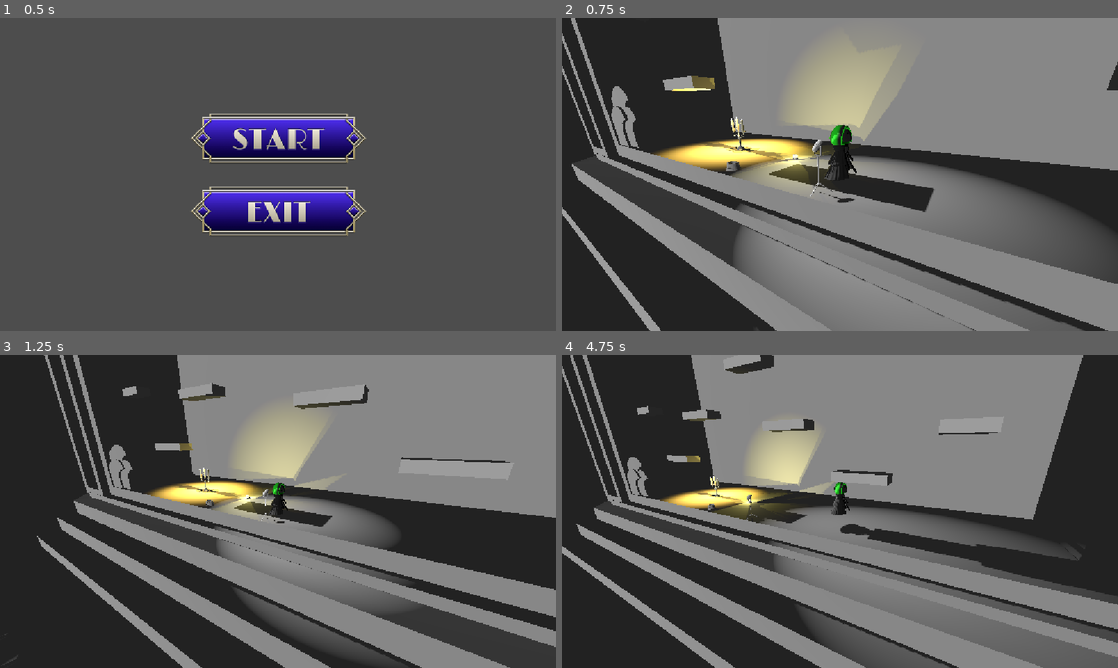
Above: before the commit, frames 1-4 (two rows, left to right).
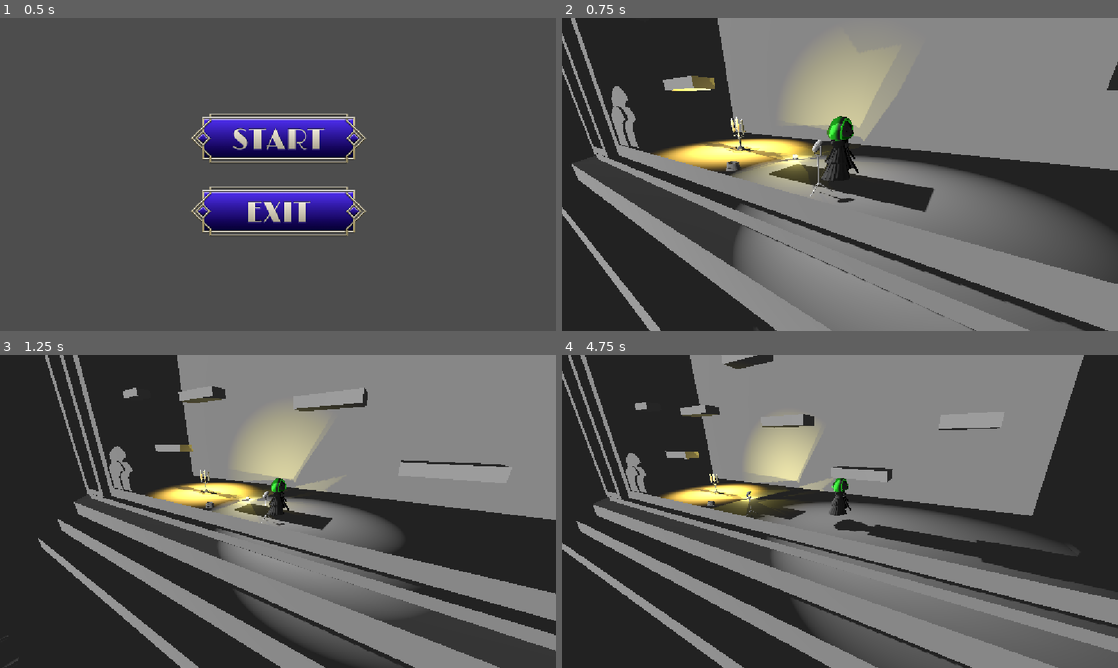
Above: after the commit, the same moments.

Repository: JoesRealAccount/ggj_2026
Game: Godot game, scene res://scenes/main_screen.tscn
Two runs of this game, one before a commit and one after it. Both use one fixed random seed, a clock stepped at 60 frames per second and the inputs below.
Inputs (mouse positions are in pixels of both pictures, inside the frame that each line leads up to):
- Up to frame 1 (0.5 s): no input
- Up to frame 2 (0.75 s): click (840, 136) at 0.5 s
- Up to frame 3 (1.25 s): no input
- Up to frame 4 (4.75 s): tap Enter (switch_mask) at 1.25, 2.1, 4.35 s; hold D (move_right) 1.28-2.03 s; hold Enter (switch_mask) 1.28-2.03 s; tap W (jump) at 1.52, 2.27, 4.52 s; hold Escape (back_to_menu) 2.03-2.75 s; click (840, 473) at 2.75 s; hold Enter (switch_mask) 3.53-4.28 s; hold D (move_right) from 3.53 s (still down)

Frame 1 is identical in both runs. In frame 2, 0.5% of the frame differs, in the area x 46-54%, y 31-52%; in frame 3, 7.0%; in frame 4, 14%, in the area x 0-100%, y 0-100%.

Commit message:
center miwa

Diff:
--- a/prefabs/player.tscn
+++ b/prefabs/player.tscn
@@ -4,22 +4,22 @@
 [ext_resource type="PackedScene" uid="uid://b4udg4e47vk37" path="res://objects/Miwa/Miwa.fbx" id="2_r66lb"]
 [ext_resource type="ArrayMesh" uid="uid://dluk1rixt247e" path="res://objects/Mic/Mic_Test_Expo.obj" id="3_1txc5"]
 
-[sub_resource type="CapsuleShape3D" id="CapsuleShape3D_bw3m6"]
-height = 1.7563477
+[sub_resource type="CylinderShape3D" id="CylinderShape3D_r66lb"]
+height = 2.098755
 
 [node name="Player" type="CharacterBody3D" unique_id=449052630]
 axis_lock_linear_z = true
 axis_lock_angular_x = true
 script = ExtResource("1_qhqgy")
 
-[node name="Miwa" parent="." unique_id=46573434 instance=ExtResource("2_r66lb")]
-transform = Transform3D(-3.4969112e-06, 0, -80, 0, 80, 0, 80, 0, -3.4969112e-06, 0.6708671, 0.055729687, -0.043569744)
+[node name="Miwa" parent="." unique_id=596499842 instance=ExtResource("2_r66lb")]
+transform = Transform3D(-4.371139e-06, 0, -100, 0, 100, 0, 100, 0, -4.371139e-06, 0, 0.029285103, 0)
 
 [node name="CollisionShape3D" type="CollisionShape3D" parent="." unique_id=680144495]
-transform = Transform3D(1, 0, 0, 0, 1, 0, 0, 0, 1, 0, 0.8560589, 0)
-shape = SubResource("CapsuleShape3D_bw3m6")
+transform = Transform3D(1, 0, 0, 0, 1, 0, 0, 0, 1, 0, 0.90543634, 0)
+shape = SubResource("CylinderShape3D_r66lb")
 
 [node name="MicTestExpo" type="MeshInstance3D" parent="." unique_id=743736490]
-transform = Transform3D(1, 0, 0, 0, 1, 0, 0, 0, 1, -0.12637514, 0, 1.8107636)
+transform = Transform3D(-4.371139e-08, 0, -1, 0, 1, 0, 1, 0, -4.371139e-08, 1, 0, 0)
 visible = false
 mesh = ExtResource("3_1txc5")
Binary file changed: objects/Miwa/Miwa.fbx
